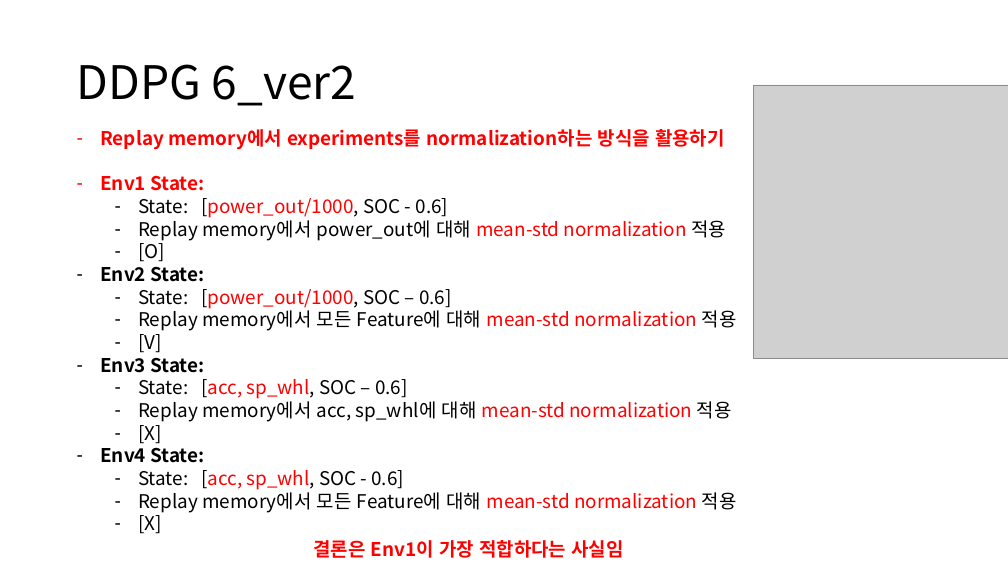
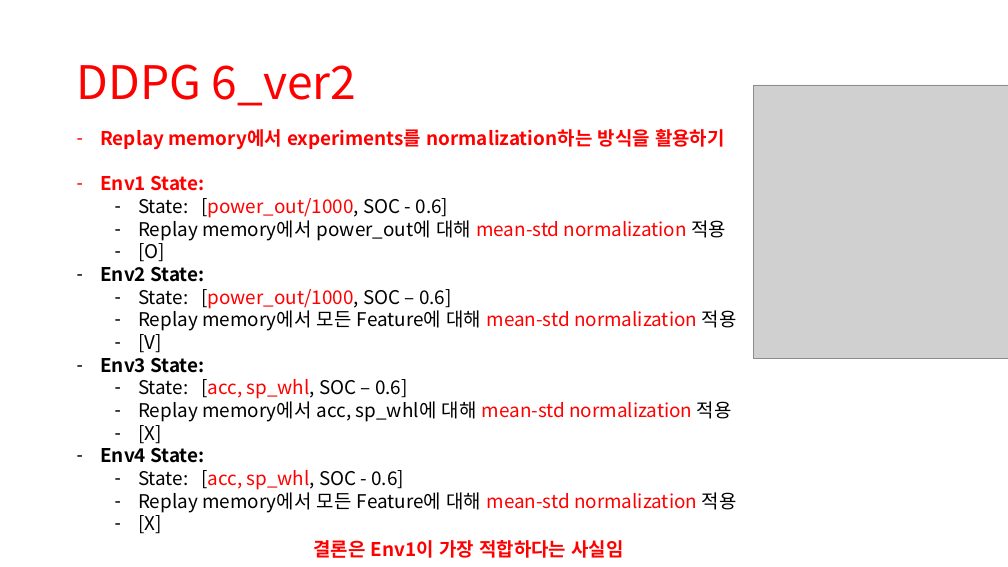
Before and after one commit to zidane89/experiment, a slide deck: slide 18 of 실험정리.pptx. Drawn at 1008x567 pixels with LibreOffice and Linux fonts; fonts in the diff are those of the drawing; grey boxes stand for pictures. Boxes give left, top, right and bottom in pixels: in the first picture for what was removed or moved away, otherwise in the second. Text is boxed around its words. In the diff, an @@ line names an element or a change of style, - is before the commit and + after.

```diff
--- a/실험정리.pptx
+++ b/실험정리.pptx
@@ title "DDPG 6_ver2" at bbox=[77, 64, 356, 106]: text colour #000000 to #FF0000 @@
```
Also in this commit, not shown: 1 other slide changed, 8 other files.
